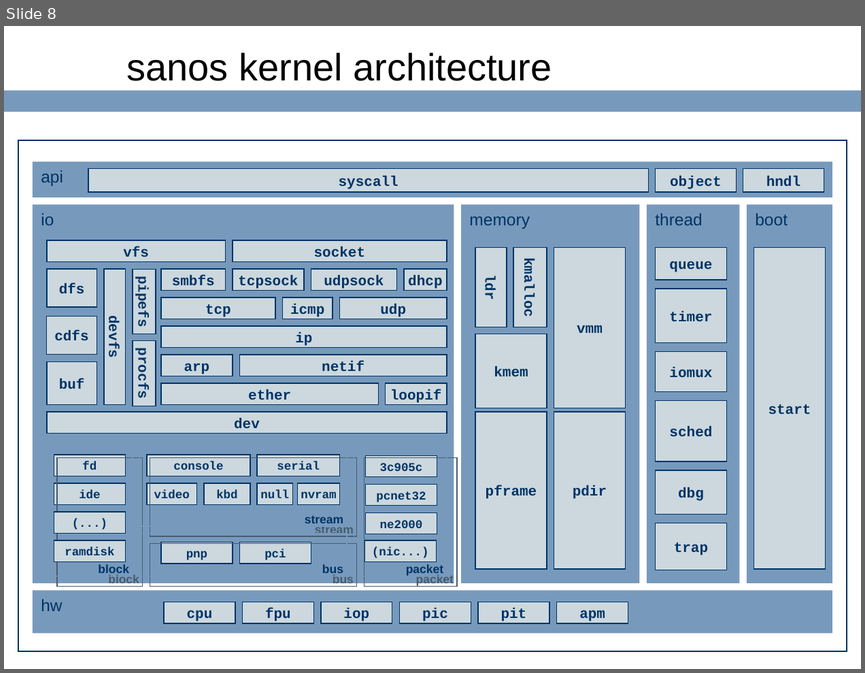
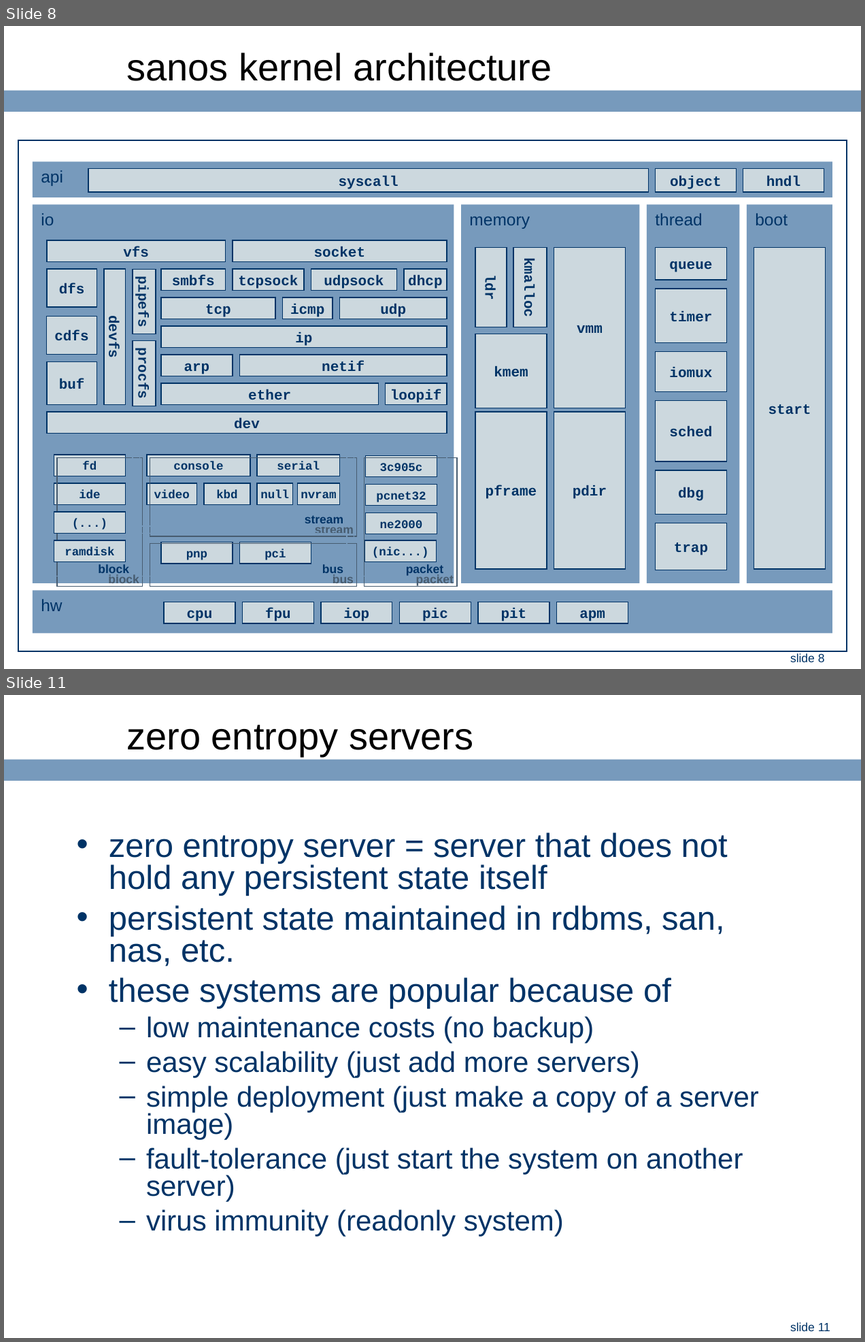
Before and after one commit to ringgaard/sanos, a slide deck: doc/jbox-intel.ppt. Shown one above the other, each under a label of ours: slide 8 before the commit, slides 8 and 11 after it; the slides between them are not shown. The pictures are 865x673 and 865x1342 pixels, drawn with LibreOffice and Linux fonts; fonts in the diff are those of the drawing; background and template pictures are left out. Boxes give left, top, right and bottom in pixels: in the first picture for what was removed or moved away, otherwise in the second. Text is boxed around its words. In the diff, an @@ line names an element or a change of style, - is before the commit and + after.

```diff
--- a/doc/jbox-intel.ppt
+++ b/doc/jbox-intel.ppt
@@ slide 11 added at box(4, 695, 861, 1338), background #FFFFFF; not listed: 2 template elements that a slide beside it also shows @@
@@ title added at box(126, 724, 474, 756), 32 pt, text #000000 @@
+zero entropy servers
@@ text added at box(109, 832, 759, 1236), 24 pt, text #003366 @@
+• zero entropy server = server that does not hold any persistent state itself
+• persistent state maintained in rdbms, san, nas, etc.
+• these systems are popular because of
+  – low maintenance costs (no backup)
+  – easy scalability (just add more servers)
+  – simple deployment (just make a copy of a server image)
+  – fault-tolerance (just start the system on another server)
+  – virus immunity (readonly system)
@@ slide 8 changed as well @@
@@ page number added at box(790, 653, 825, 662), 10 pt, text #003366 @@
+slide 8
```
Also in this commit, not shown: 8 other slides changed, 6 other slides added.
